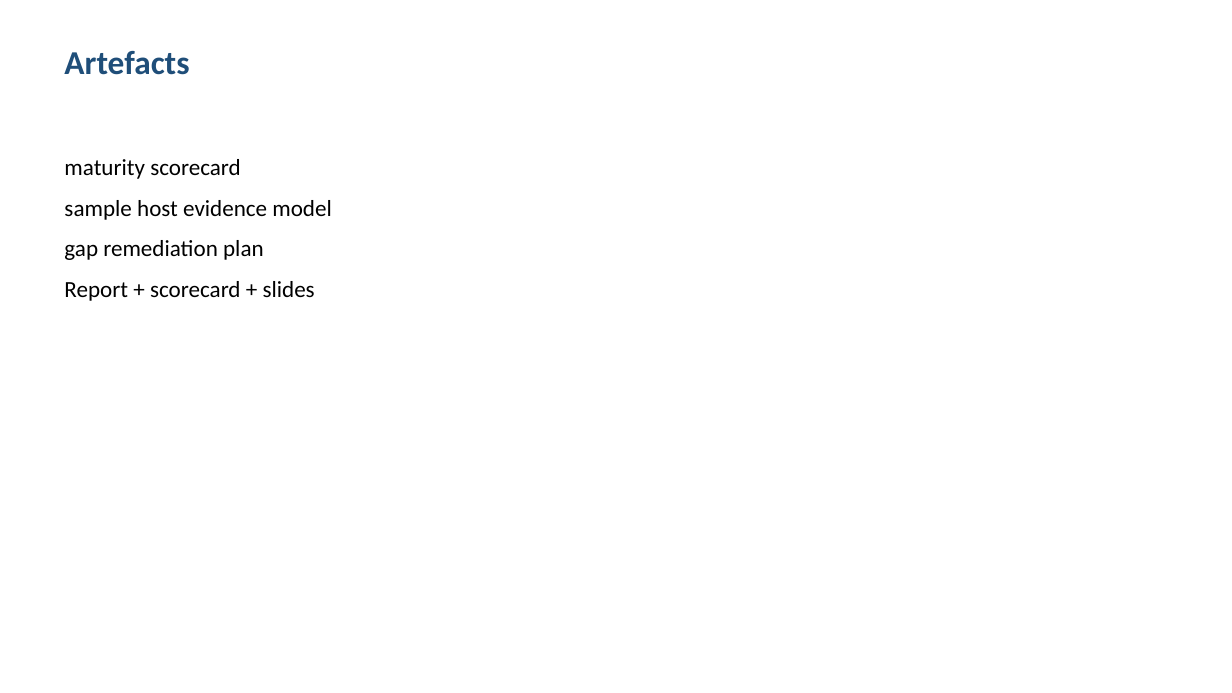
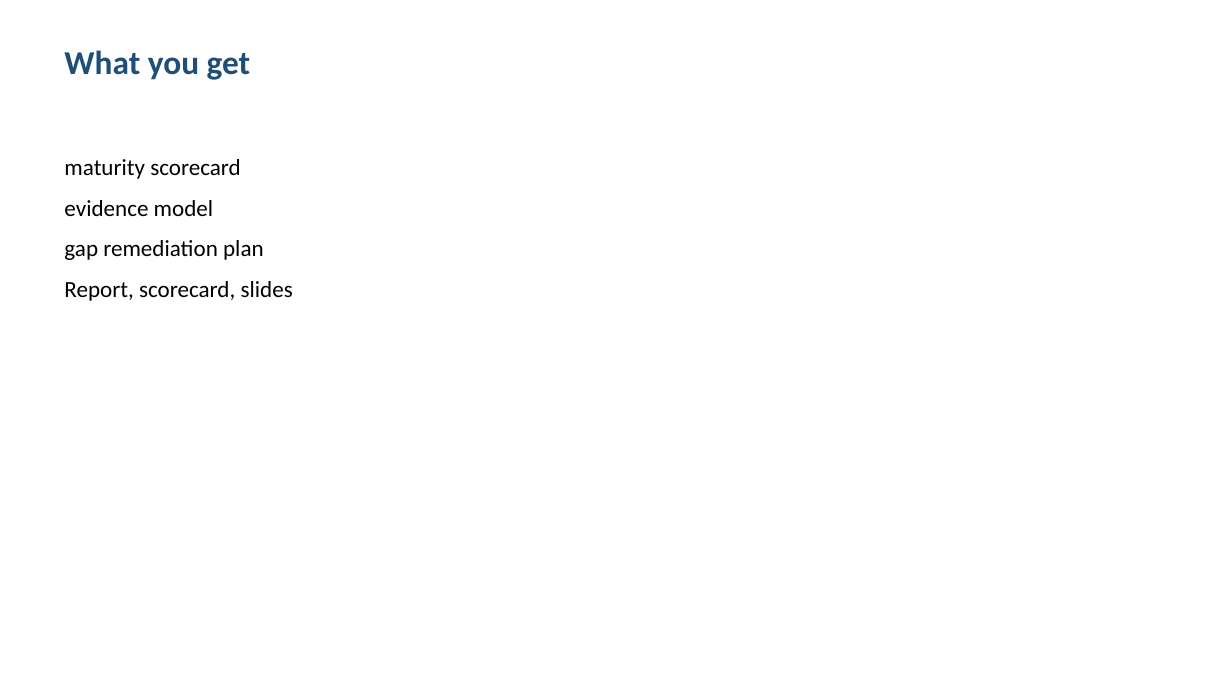
Before and after one commit to shohrabniaz/e8-patch-compliance-measurement, a slide deck: slide 3 of Final_Submission/02_Presentation.pptx. Drawn at 1232x693 pixels with LibreOffice and Linux fonts; fonts in the diff are those of the drawing. Boxes give left, top, right and bottom in pixels: in the first picture for what was removed or moved away, otherwise in the second. Text is boxed around its words. In the diff, an @@ line names an element or a change of style, - is before the commit and + after.

```diff
--- a/Final_Submission/02_Presentation.pptx
+++ b/Final_Submission/02_Presentation.pptx
@@ text at <box>64,50,251,80</box>: text changed @@
-Artefacts
+What you get
@@ text at <box>64,200,214,216</box>: text changed @@
-sample host evidence model
+evidence model
@@ text at <box>64,281,293,301</box>: text changed @@
-Report + scorecard + slides
+Report, scorecard, slides
```
Also in this commit, not shown: 3 other slides changed, 12 other files.
